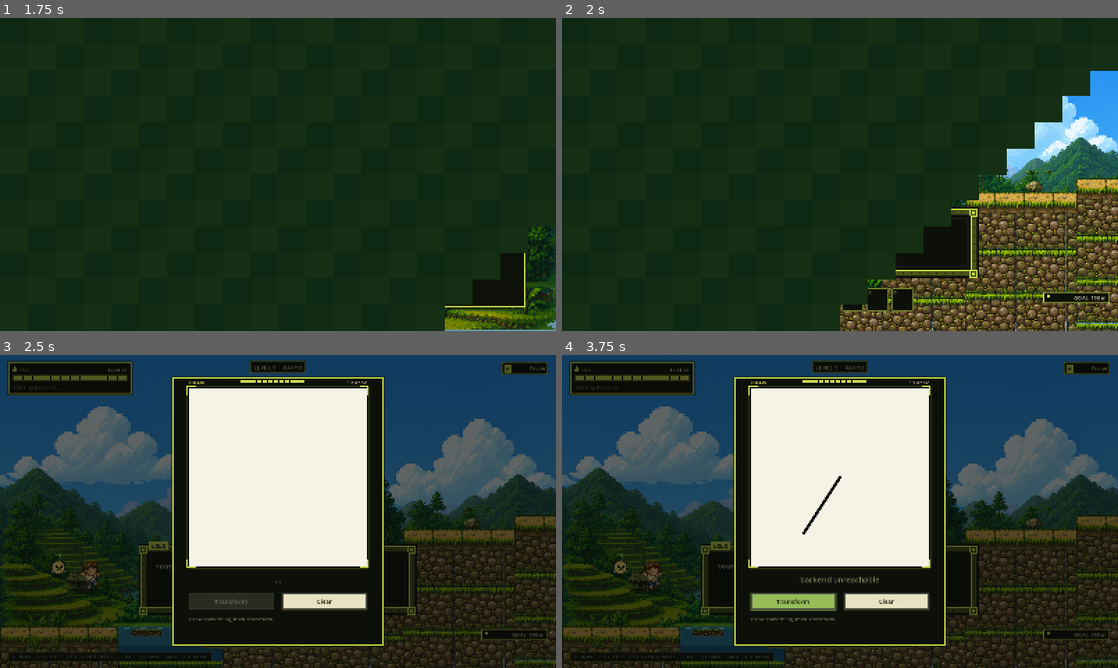
Above: before the commit, frames 1-4 (two rows, left to right).
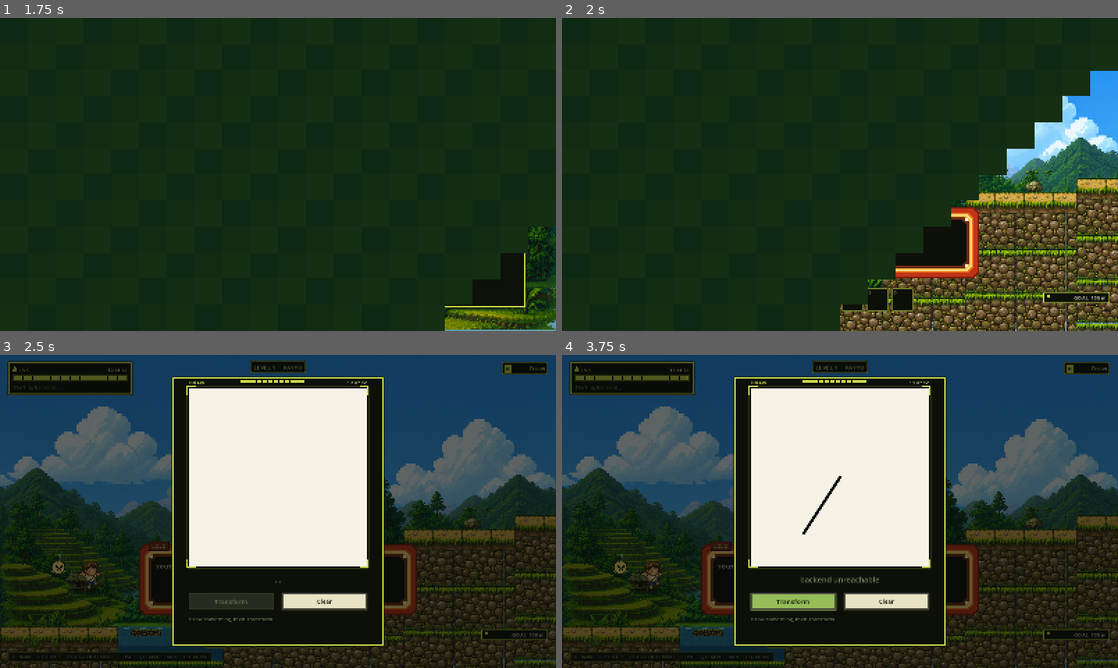
Above: after the commit, the same moments.

Repository: hyuuuan/OBRA
Game: Godot game, scene res://ui/main_menu.tscn
Same seed, same stepped clock (60 frames per second), same inputs: the game is played once before the commit and once after it.
Inputs (mouse positions are in pixels of both pictures, inside the frame that each line leads up to):
- Up to frame 1 (1.75 s): click "PLAY" at 0.5 s; click "LEVEL 1" at 1.25 s
- Up to frame 2 (2 s): no input
- Up to frame 3 (2.5 s): tap R (redraw) at 2 s; move the mouse to (400, 495) at 2.02 s; hold D (move_right) from 2.03 s (still down); hold E (interact) from 2.03 s (still down); click (400, 495) at 2.17 s; tap Space (jump) at 2.27 s
- Up to frame 4 (3.75 s): tap Space (jump) at 2.57 s; release D (move_right) at 2.75 s; release E (interact) at 2.75 s; click "Clear" at 2.75 s; tap R (redraw) at 3.5 s; drag from (840, 477) to (734, 642) at 3.52 s

Frame 1 is identical in both runs. In frame 2, 1.1% of the frame differs, in the area x 60-75%, y 60-84%; in frame 3, 1.6%, in the area x 25-75%, y 59-84%; in frame 4, 1.6%.

Commit message:
Rebuild the frame to the reference: stepped corners, a crest, and gilt
The olive frame was a moulding. The reference is a different object -- an ornate
gilt frame with a silhouette rather than a rectangle, and the silhouette is most of
what makes it read.

Four things it has that the old one did not. Corners cut back in three one-unit
steps, which reads as a chamfer at a glance and as a staircase up close. A crest
standing proud of the top and bottom rails at the centre, which is the single
detail that stops the outline being a rectangle. Pins at the four inner corners --
the brightest thing on the frame, and what says "this object was made and joined"
more cheaply than any amount of carving. And a six-band gilt ramp, thin dark
outline into a thick red, through orange and pale gold into gold, then a dark
rabbet.

Each band is drawn as a SOLID silhouette and covered by the next one in, rather
than as a ring. A ring with stepped corners and a crest on it is four awkward
shapes that have to agree at the joins; a solid one is a stack of rows, and the
stack is the same code for every band.

The gilt is deliberately the only warm colour in the interface. The point of
framing the story is that it is a different kind of thing from the menu it opens
over, and a lime frame would have undone that by reading as one more panel. The
speaker plaque and the advance arrow moved onto the gilt for the same reason -- a
lime plaque reads as a HUD chip that has drifted down the screen and landed on a
painting.

TOTAL_U is still nine units, so the padding the dialogue box lays its text out
against did not move and the fit assertion still holds.

Diff:
--- a/game/scripts/dialogue_box.gd
+++ b/game/scripts/dialogue_box.gd
@@ -100,7 +100,7 @@
 	_frame.add_child(_speaker_tab)
 	_speaker = Label.new()
 	_speaker.add_theme_font_size_override(&"font_size", UISkin.FONT_CAPTION)
-	_speaker.add_theme_color_override(&"font_color", UISkin.GREEN_LABEL)
+	_speaker.add_theme_color_override(&"font_color", UISkin.GILT_PALE)
 	_speaker.add_theme_constant_override(&"shadow_offset_x", 0)
 	_speaker.add_theme_constant_override(&"shadow_offset_y", 0)
 	_speaker_tab.add_child(_speaker)
@@ -219,7 +219,12 @@
 
 func _tab_style() -> StyleBoxFlat:
 	var box := StyleBoxFlat.new()
-	box.bg_color = UISkin.LIME
+	# Dark with pale gold on it, not lime. The plaque is screwed to the frame, so it
+	# belongs to the frame's palette -- a lime one reads as a HUD chip that has drifted
+	# down the screen and landed on a painting.
+	box.bg_color = UISkin.GILT_RABBET
+	box.border_color = UISkin.GILT_EDGE
+	box.set_border_width_all(2)
 	box.set_corner_radius_all(UISkin.RADIUS)
 	box.content_margin_left = 9.0
 	box.content_margin_right = 9.0
@@ -241,4 +246,4 @@
 		var h := size.y
 		draw_colored_polygon(PackedVector2Array([
 			Vector2(0.0, 0.0), Vector2(w, 0.0), Vector2(w * 0.5, h),
-		]), UISkin.LIME)
+		]), UISkin.GILT_PALE)
--- a/game/scripts/ui_frame.gd
+++ b/game/scripts/ui_frame.gd
@@ -28,8 +28,8 @@
 		unit = value
 		queue_redraw()
 
-## Carved ticks along the moulding. Worth turning off for a small frame, where the ticks
-## land closer together than they are wide and read as a dotted line.
+## The crest and the pins. Worth turning off for a small frame, where a crest is a bigger
+## fraction of the rail than of the object and the pins land on top of each other.
 @export var ornament: bool = true:
 	set(value):
 		ornament = value
@@ -55,17 +55,29 @@
 
 ## Widths in units, outermost first. Named rather than inlined because the dialogue box
 ## measures its own text against them.
-const KEYLINE_U := 1.0
-## The lit step at the outer edge and the shaded one at the inner edge. One unit each --
-## a bevel is a catch of light, not a band, and widening it turns the moulding into two
-## flat colours instead of one piece of wood with an edge.
-const BEVEL_U := 1.0
-const MOULDING_U := 3.0
-const RABBET_U := 1.0
-const MAT_U := 2.0
+## The bands, outermost first: width in units, and what colour that width is painted.
+## Read as a table because that is what it is -- change a width or a colour here and the
+## whole frame follows, including the padding the dialogue box lays its text out against.
+const BANDS := [
+	[1.0, "EDGE"],
+	[3.0, "DEEP"],
+	[1.0, "MID"],
+	[1.0, "PALE"],
+	[1.0, "LIT"],
+	[2.0, "RABBET"],
+]
+
+## How far each corner is cut back, in steps of one unit. Three reads as a chamfer at a
+## glance and as a staircase up close, which is the whole idea.
+const CORNER_STEPS := 3
+
+## The crest at the top and bottom centre: how far it stands proud of the rail, and how
+## much of the frame's width it spans.
+const CREST_U := 5.0
+const CREST_SPAN := 0.20
 
 ## How much of the rect the frame itself eats, in units. What is left is canvas.
-const TOTAL_U := KEYLINE_U + BEVEL_U * 2.0 + MOULDING_U + RABBET_U + MAT_U
+const TOTAL_U := 9.0
 
 
 func _init() -> void:
@@ -109,123 +121,89 @@
 	if rect.size.x < u * TOTAL_U * 2.0 or rect.size.y < u * TOTAL_U * 2.0:
 		return
 
-	rect = _ring(rect, u * KEYLINE_U, UISkin.INK)
-	# Kept, because the joint blocks are drawn over the whole moulding at the end and need
-	# to know where its outer edge was.
-	var moulding := rect
-	var moulding_w := u * (BEVEL_U * 2.0 + MOULDING_U)
-
-	# Light from the top left, and the two bevels lean opposite ways: the outer edge
-	# catches it and the inner edge falls into shadow. That opposition is the whole trick
-	# -- it is what makes the flat band between them read as the top of something raised
-	# rather than as a stripe.
-	rect = _bevel(rect, u * BEVEL_U, UISkin.LIME, UISkin.RING_OUTER)
-	var body := rect
-	rect = _ring(rect, u * MOULDING_U, UISkin.RING_MID)
+	# Snapped to the unit grid so the crest's two halves are the same width. An odd number
+	# of units either side of centre puts one more step on the left than the right, and at
+	# this scale that is visible.
+	var crest_w := floorf(rect.size.x * CREST_SPAN / (u * 2.0)) * u * 2.0 if ornament else 0.0
+
+	# Each band is drawn as a SOLID silhouette and then covered by the next one in, rather
+	# than as a ring. A ring with stepped corners and a crest on it is four awkward shapes;
+	# a solid one is a stack of rows, and the stack is the same code for every band.
+	var inset := 0.0
+	for band: Array in BANDS:
+		_silhouette(rect.grow(-inset), u, crest_w - inset,
+			u * CREST_U - inset, _band_color(String(band[1])))
+		inset += float(band[0]) * u
+
 	if ornament:
-		_notches(body, u * MOULDING_U, u)
-	rect = _bevel(rect, u * BEVEL_U, UISkin.RING_OUTER, UISkin.LIME)
-
-	_joints(moulding, moulding_w, u)
-	rect = _ring(rect, u * RABBET_U, UISkin.INK)
-	rect = _ring(rect, u * MAT_U, UISkin.PANEL_LIT)
-	draw_rect(rect, canvas_color)
-
-
-## Paint a ring `w` thick inside `rect` and hand back what is left. Four rects rather than
-## an unfilled draw_rect, because an unfilled one strokes centred on the boundary and
-## leaves the ring half outside the rect it was supposed to fit in.
-func _ring(rect: Rect2, w: float, color: Color) -> Rect2:
-	draw_rect(Rect2(rect.position, Vector2(rect.size.x, w)), color)
-	draw_rect(Rect2(rect.position + Vector2(0.0, rect.size.y - w),
-		Vector2(rect.size.x, w)), color)
-	draw_rect(Rect2(rect.position + Vector2(0.0, w), Vector2(w, rect.size.y - w * 2.0)), color)
-	draw_rect(Rect2(rect.position + Vector2(rect.size.x - w, w),
-		Vector2(w, rect.size.y - w * 2.0)), color)
-	return Rect2(rect.position + Vector2(w, w), rect.size - Vector2(w, w) * 2.0)
-
-
-## A ring whose top and left take one colour and whose bottom and right take another.
-## Mitred at the corners, so the two colours meet on the diagonal the way a real moulding
-## is cut, rather than one overrunning the other and putting a bright notch in a dark edge.
-func _bevel(rect: Rect2, w: float, lit: Color, dark: Color) -> Rect2:
-	draw_colored_polygon(PackedVector2Array([
-		rect.position,
-		rect.position + Vector2(rect.size.x, 0.0),
-		rect.position + Vector2(rect.size.x - w, w),
-		rect.position + Vector2(w, w),
-	]), lit)
-	draw_colored_polygon(PackedVector2Array([
-		rect.position,
-		rect.position + Vector2(w, w),
-		rect.position + Vector2(w, rect.size.y - w),
-		rect.position + Vector2(0.0, rect.size.y),
-	]), lit)
-	draw_colored_polygon(PackedVector2Array([
-		rect.position + Vector2(0.0, rect.size.y),
-		rect.position + Vector2(w, rect.size.y - w),
-		rect.position + Vector2(rect.size.x - w, rect.size.y - w),
-		rect.position + rect.size,
-	]), dark)
-	draw_colored_polygon(PackedVector2Array([
-		rect.position + Vector2(rect.size.x, 0.0),
-		rect.position + rect.size,
-		rect.position + Vector2(rect.size.x - w, rect.size.y - w),
-		rect.position + Vector2(rect.size.x - w, w),
-	]), dark)
-	return Rect2(rect.position + Vector2(w, w), rect.size - Vector2(w, w) * 2.0)
-
-
-## Carving. Notches cut INTO the moulding, so they are darker than it rather than brighter:
-## a recess catches less light, not more. The first version drew them in lime at a tight
-## pitch, which made the whole top rail read as one bright dashed line instead of as wood
-## with marks in it.
-func _notches(rect: Rect2, thickness: float, u: float) -> void:
-	var pitch := u * 6.0
-	var depth := thickness - u * 2.0
-	if depth <= 0.0:
+		_pins(rect, u)
+	_silhouette(rect.grow(-inset), u, 0.0, 0.0, canvas_color)
+
+
+func _band_color(name: String) -> Color:
+	match name:
+		"EDGE":
+			return UISkin.GILT_EDGE
+		"DEEP":
+			return UISkin.GILT_DEEP
+		"MID":
+			return UISkin.GILT_MID
+		"PALE":
+			return UISkin.GILT_PALE
+		"LIT":
+			return UISkin.GILT_LIT
+		_:
+			return UISkin.GILT_RABBET
+
+
+## One solid band: a rectangle whose four corners are cut back in steps, with a crest
+## standing proud of the top and bottom rails.
+func _silhouette(rect: Rect2, u: float, crest_w: float, crest_h: float,
+		color: Color) -> void:
+	if rect.size.x <= 0.0 or rect.size.y <= 0.0:
 		return
-	var inset := u
-
-	var span_x := rect.size.x - thickness * 2.0
-	var count_x := int(span_x / pitch)
-	# Centred on the run rather than started from one end, or the pattern is symmetrical
-	# on one side of the frame and cut off on the other.
-	var start_x := rect.position.x + thickness + (span_x - float(count_x) * pitch) * 0.5
-	for i in range(count_x):
-		var x := floorf(start_x + float(i) * pitch)
-		draw_rect(Rect2(Vector2(x, rect.position.y + inset), Vector2(u, depth)),
-			UISkin.RING_OUTER)
-		draw_rect(Rect2(Vector2(x, rect.position.y + rect.size.y - thickness + inset),
-			Vector2(u, depth)), UISkin.RING_OUTER)
-
-	var span_y := rect.size.y - thickness * 2.0
-	var count_y := int(span_y / pitch)
-	var start_y := rect.position.y + thickness + (span_y - float(count_y) * pitch) * 0.5
-	for i in range(count_y):
-		var y := floorf(start_y + float(i) * pitch)
-		draw_rect(Rect2(Vector2(rect.position.x + inset, y), Vector2(depth, u)),
-			UISkin.RING_OUTER)
-		draw_rect(Rect2(Vector2(rect.position.x + rect.size.x - thickness + inset, y),
-			Vector2(depth, u)), UISkin.RING_OUTER)
-
-
-## The four corners, where the mitres meet, capped with a joint block.
-##
-## This is the strongest single cue that the thing is a frame and not a border, because it
-## is the one piece of a frame that has no equivalent in a UI panel. Drawn last, over the
-## bevels and the carving, which is exactly what a real corner block does.
-func _joints(rect: Rect2, thickness: float, u: float) -> void:
-	var block := Vector2(thickness, thickness)
+	if crest_w > u * 4.0 and crest_h >= u:
+		var cx := rect.position.x + floorf(rect.size.x * 0.5)
+		for edge in [-1.0, 1.0]:
+			var top := rect.position.y - crest_h if edge < 0.0 else rect.position.y + rect.size.y
+			# The crest's own outer corners are cut by one step, so it reads as part of
+			# the same moulding rather than as a tab stuck onto it.
+			var lip := top if edge < 0.0 else top + crest_h - u
+			draw_rect(Rect2(Vector2(cx - crest_w * 0.5 + u, lip),
+				Vector2(crest_w - u * 2.0, u)), color)
+			var rest := top + u if edge < 0.0 else top
+			draw_rect(Rect2(Vector2(cx - crest_w * 0.5, rest),
+				Vector2(crest_w, crest_h - u)), color)
+
+	var steps := CORNER_STEPS
+	var cut := float(steps) * u
+	if rect.size.y <= cut * 2.0 or rect.size.x <= cut * 2.0:
+		draw_rect(rect, color)
+		return
+	for i in range(steps):
+		var side := float(steps - i) * u
+		var width := rect.size.x - side * 2.0
+		draw_rect(Rect2(Vector2(rect.position.x + side,
+			rect.position.y + float(i) * u), Vector2(width, u)), color)
+		draw_rect(Rect2(Vector2(rect.position.x + side,
+			rect.position.y + rect.size.y - float(i + 1) * u), Vector2(width, u)), color)
+	draw_rect(Rect2(Vector2(rect.position.x, rect.position.y + cut),
+		Vector2(rect.size.x, rect.size.y - cut * 2.0)), color)
+
+
+## The four pins, set into the gold band just inside each cut corner. They are the
+## brightest thing on the frame, which is what makes them read as hardware rather than as
+## more decoration -- and they are the detail that says "this object was made and joined"
+## more cheaply than any amount of carving.
+func _pins(rect: Rect2, u: float) -> void:
+	var depth := (float(BANDS[0][0]) + float(BANDS[1][0]) + float(BANDS[2][0])) * u
+	var band := rect.grow(-depth)
+	var step := float(CORNER_STEPS) * u
+	var size_px := Vector2(u, u) * 2.0
 	for corner in [
-		rect.position,
-		rect.position + Vector2(rect.size.x - thickness, 0.0),
-		rect.position + Vector2(0.0, rect.size.y - thickness),
-		rect.position + rect.size - block,
+		band.position + Vector2(step, step),
+		band.position + Vector2(band.size.x - step - size_px.x, step),
+		band.position + Vector2(step, band.size.y - step - size_px.y),
+		band.position + band.size - Vector2(step, step) - size_px,
 	]:
-		draw_rect(Rect2(corner, block), UISkin.RING_MID)
-		draw_rect(Rect2(corner, block), UISkin.LIME, false, u)
-		# A pin in the middle of the block. Two units across, so it survives being drawn
-		# at unit 3 for a small frame.
-		draw_rect(Rect2(corner + block * 0.5 - Vector2(u, u), Vector2(u, u) * 2.0),
-			UISkin.LIME)
+		draw_rect(Rect2(corner.floor(), size_px), UISkin.GILT_PIN)
--- a/game/scripts/ui_skin.gd
+++ b/game/scripts/ui_skin.gd
@@ -39,6 +39,23 @@
 ## Ink the current sketch has claimed but not yet spent. Warm, because clearing the
 ## canvas hands it straight back.
 const PENDING := Color(0.980, 0.900, 0.310, 1.0)      # FAE64F
+
+# --- The frame -------------------------------------------------------------------------
+## A gilt ramp, and the only warm colours in the interface.
+##
+## Deliberately not lime. The frame is a PAINTING'S frame, not a piece of UI chrome, and
+## the whole point of framing the story is that it is a different kind of thing from the
+## menu it opens over. Sharing the HUD's palette would have undone that -- a lime frame
+## reads as one more panel. Warm against the lime also happens to be what gilt looks like.
+const GILT_EDGE := Color(0.478, 0.114, 0.047, 1.0)    # 7A1D0C  the outline
+const GILT_DEEP := Color(0.753, 0.204, 0.094, 1.0)    # C03418  the red band
+const GILT_MID := Color(0.929, 0.439, 0.086, 1.0)     # ED7016  the orange band
+const GILT_LIT := Color(0.949, 0.757, 0.243, 1.0)     # F2C13E  the gold band
+const GILT_PALE := Color(0.973, 0.871, 0.549, 1.0)    # F8DE8C  the lit edge of the gold
+const GILT_RABBET := Color(0.420, 0.165, 0.078, 1.0)  # 6B2A14  the inner lip
+## The pins at the inner corners. Near white, because on a gilt frame they are the
+## brightest thing and that is what makes them read as hardware rather than as decoration.
+const GILT_PIN := Color(1.0, 0.957, 0.839, 1.0)       # FFF4D6
 
 # --- Button anatomy ---------------------------------------------------------------------
 ## The grey highlight ring immediately inside a button's edge. Identical across all three
